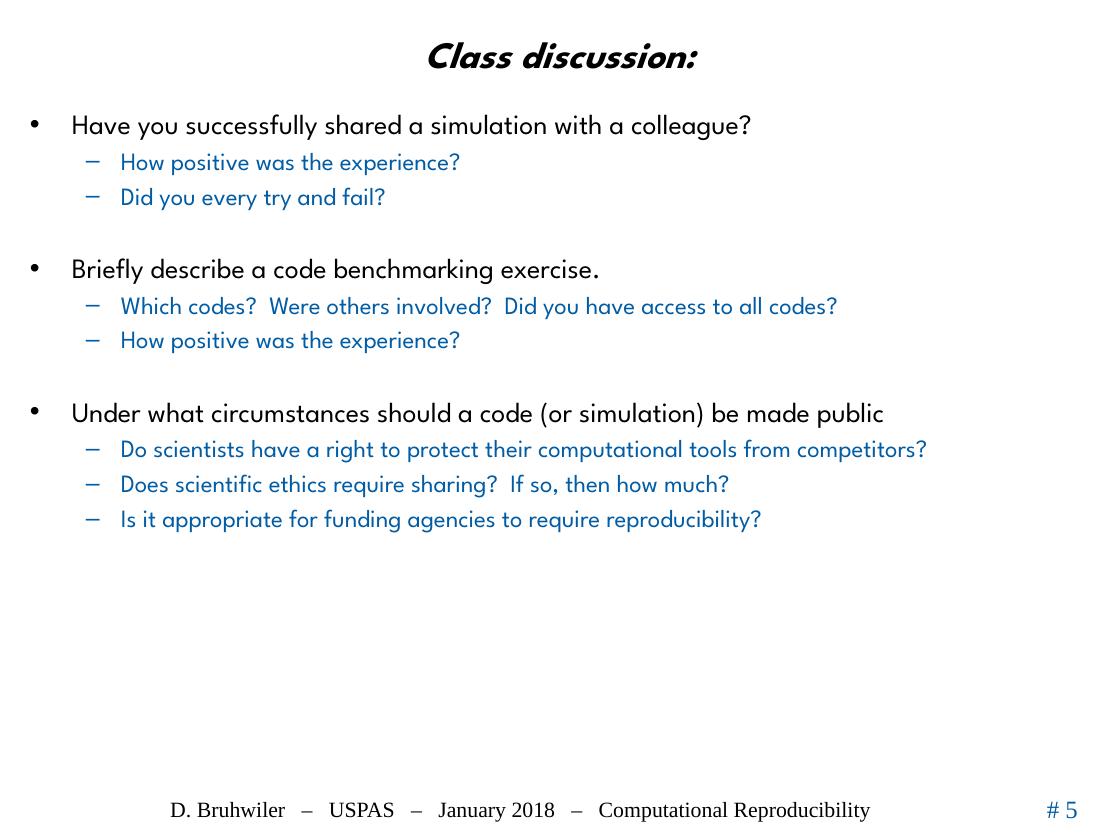
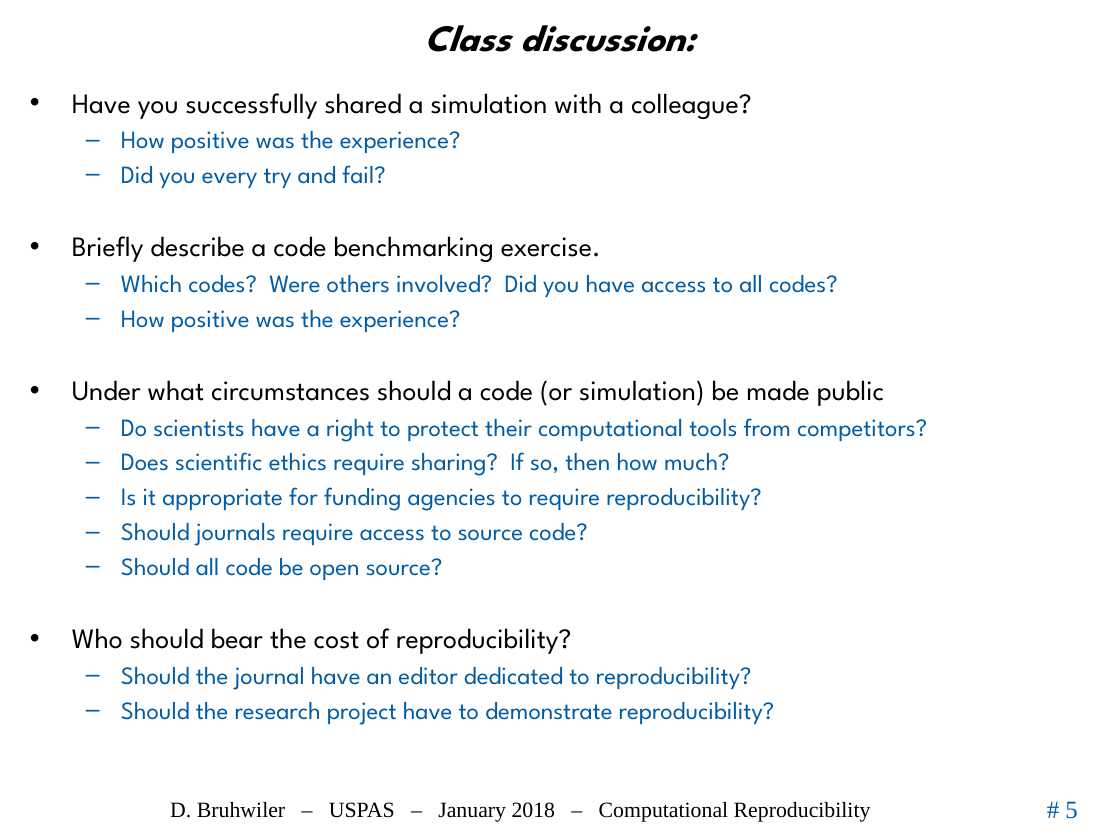
Before and after one commit to uspas/simbeamplasma18, a slide deck: slide 5 of computational_reproducibility/lecture/2018_ComputationalReproducibility_Bruhwiler_USPAS.pptx. Drawn at 1120x840 pixels with LibreOffice and Linux fonts; fonts in the diff are those of the drawing; background and template pictures are left out. Boxes give left, top, right and bottom in pixels: in the first picture for what was removed or moved away, otherwise in the second. Text is boxed around its words. In the diff, an @@ line names an element or a change of style, - is before the commit and + after.

```diff
--- a/computational_reproducibility/lecture/2018_ComputationalReproducibility_Bruhwiler_USPAS.pptx
+++ b/computational_reproducibility/lecture/2018_ComputationalReproducibility_Bruhwiler_USPAS.pptx
@@ title "Class discussion:": place and size @@
-title "Class discussion:" at (424,42,696,69)
+title "Class discussion:" at (424,25,696,52)
@@ text "Have you successfully shared a ...": place and size @@
-text "Have you successfully shared a ..." at (72,114,927,533)
+text "Have you successfully shared a ..." at (72,93,927,725)
@@ text at (72,523,775,725): paragraphs added @@
+  – Should journals require access to source code?
+  – Should all code be open source?
+• Who should bear the cost of reproducibility?
+  – Should the journal have an editor dedicated to reproducibility?
+  – Should the research project have to demonstrate reproducibility?
```
Also in this commit, not shown: 9 other slides changed.
